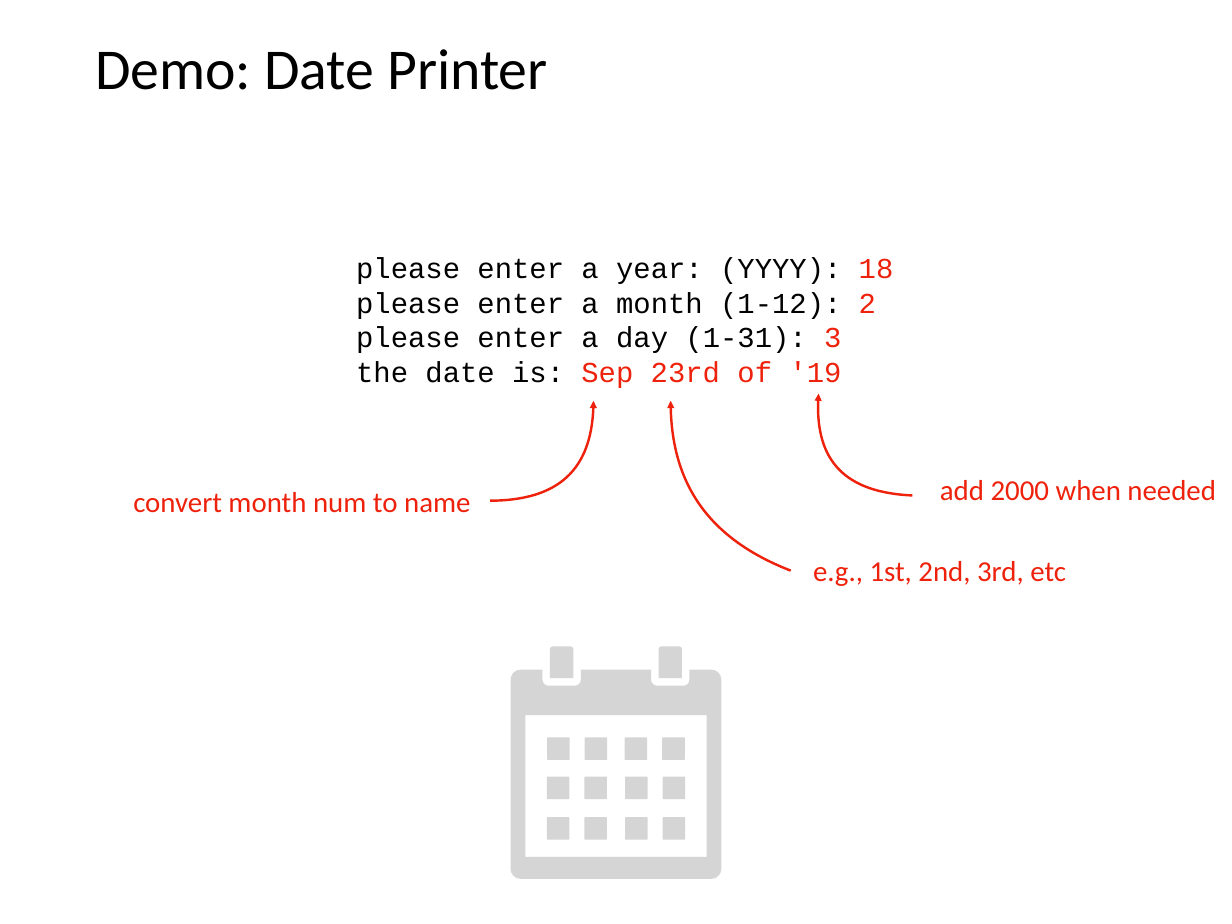
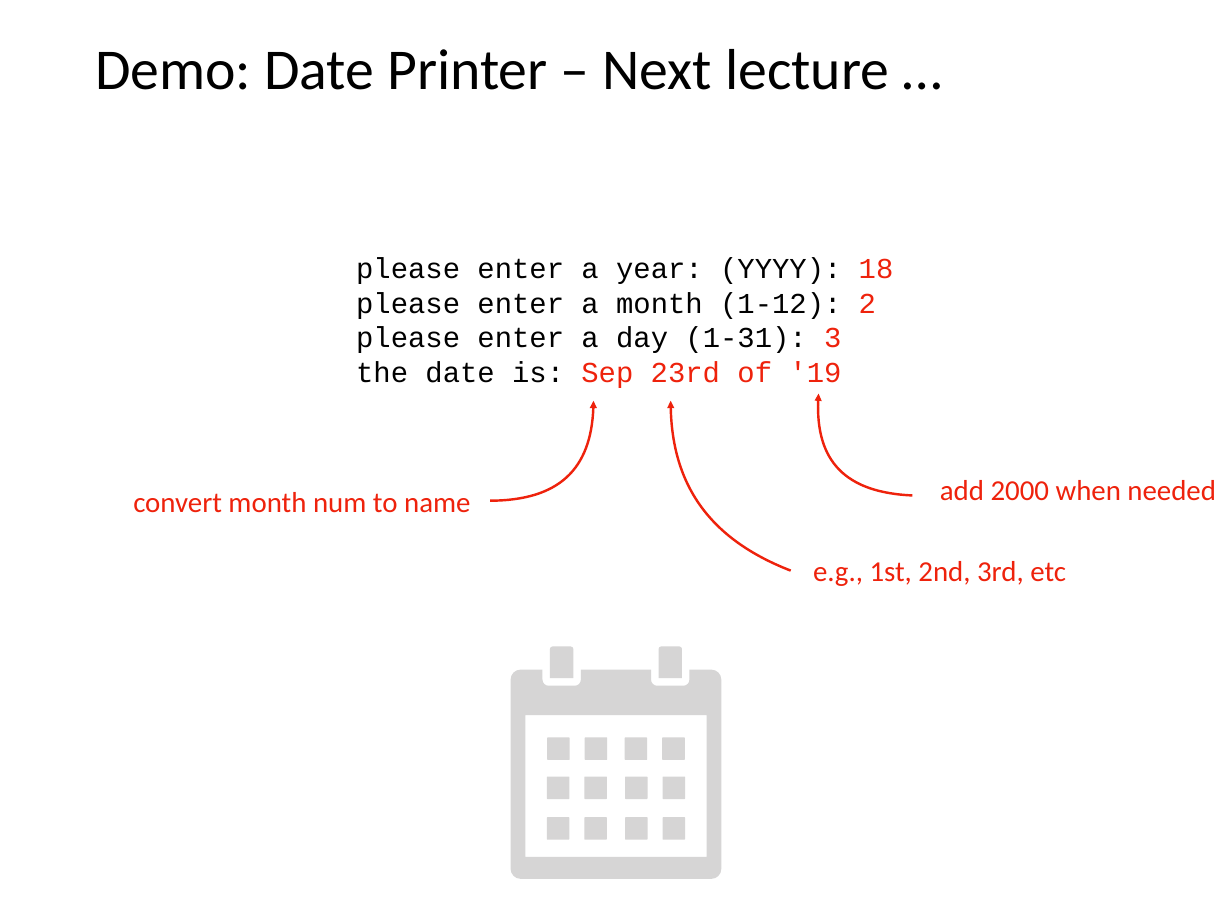
Before and after one commit to tylerharter/caraza-harter-com, a slide deck: slide 56 of tyler/meena/cs220/s21/materials/lec_09_S21.ppt. Drawn at 1232x924 pixels with LibreOffice and Linux fonts; fonts in the diff are those of the drawing. Boxes give left, top, right and bottom in pixels: in the first picture for what was removed or moved away, otherwise in the second. Text is boxed around its words. In the diff, an @@ line names an element or a change of style, - is before the commit and + after.

```diff
--- a/tyler/meena/cs220/s21/materials/lec_09_S21.ppt
+++ b/tyler/meena/cs220/s21/materials/lec_09_S21.ppt
@@ title at (95, 49, 889, 90): text changed @@
-Demo: Date Printer
+Demo: Date Printer – Next lecture …
```
Also in this commit, not shown: 3 other slides changed, 8 other files.
